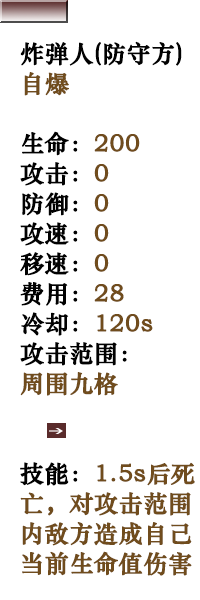
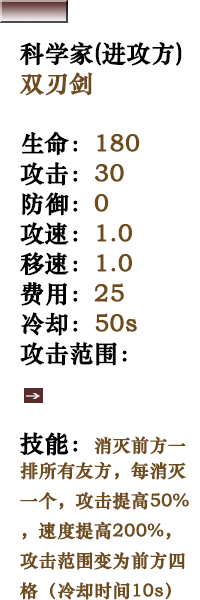
Layers edited between the first and the second w=200, h=600 image:
showed group "攻方" (91 layers) over [left=20, top=41, right=192, bottom=600]
added group "科学家-攻方" with 13 layers in group "攻方" over [left=20, top=41, right=189, bottom=600]
added group "攻击位置" (4th of 14, in "攻方" › "科学家-攻方") with 8 layers in group "科学家-攻方" over [left=23, top=372, right=93, bottom=455]
added layer "矩形 4" (20th of 107, in "攻方" › "科学家-攻方" › "攻击位置") in group "攻击位置" over [left=25, top=372, right=43, bottom=384]
added layer "矩形 4" (22nd of 107, in "攻方" › "科学家-攻方" › "攻击位置") in group "攻击位置" over [left=75, top=388, right=93, bottom=395]
added layer "矩形 4" (25th of 107, in "攻方" › "科学家-攻方" › "攻击位置") in group "攻击位置" over [left=51, top=388, right=67, bottom=396]
added group "所在位置" (4th of 14, in "攻方" › "科学家-攻方") with 2 layers in group "科学家-攻方" over [left=24, top=388, right=43, bottom=403]
added layer "形状 1" (4th of 15, in "攻方" › "科学家-攻方" › "所在位置") in group "所在位置" over [left=26, top=393, right=40, bottom=399]
added layer "矩形 4" (26th of 107, in "攻方" › "科学家-攻方" › "所在位置") in group "所在位置" over [left=24, top=388, right=43, bottom=403]
added layer "文字" (4th of 14, in "攻方" › "科学家-攻方") in group "科学家-攻方" over [left=20, top=41, right=189, bottom=600]
hid group "守方" (92 layers) over [left=20, top=41, right=195, bottom=600]
hid group "药剂师-守方" (13 layers) over [left=20, top=41, right=192, bottom=576]
hid group "炸弹人-守方" (13 layers) over [left=20, top=41, right=195, bottom=576]
